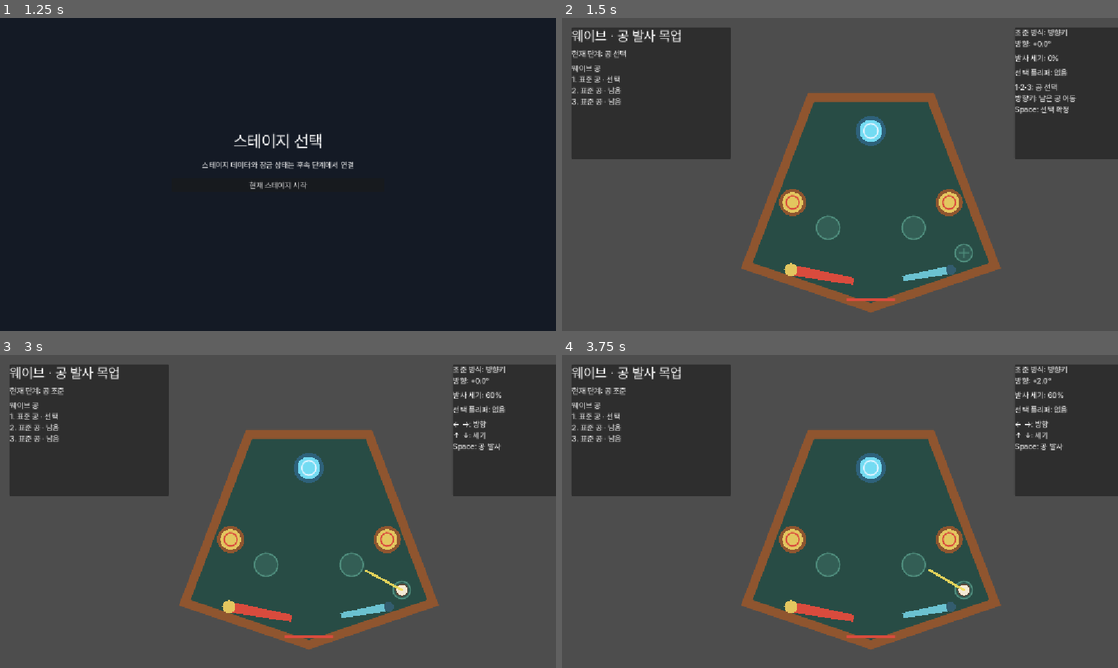
Above: before the commit, frames 1-4 (two rows, left to right).
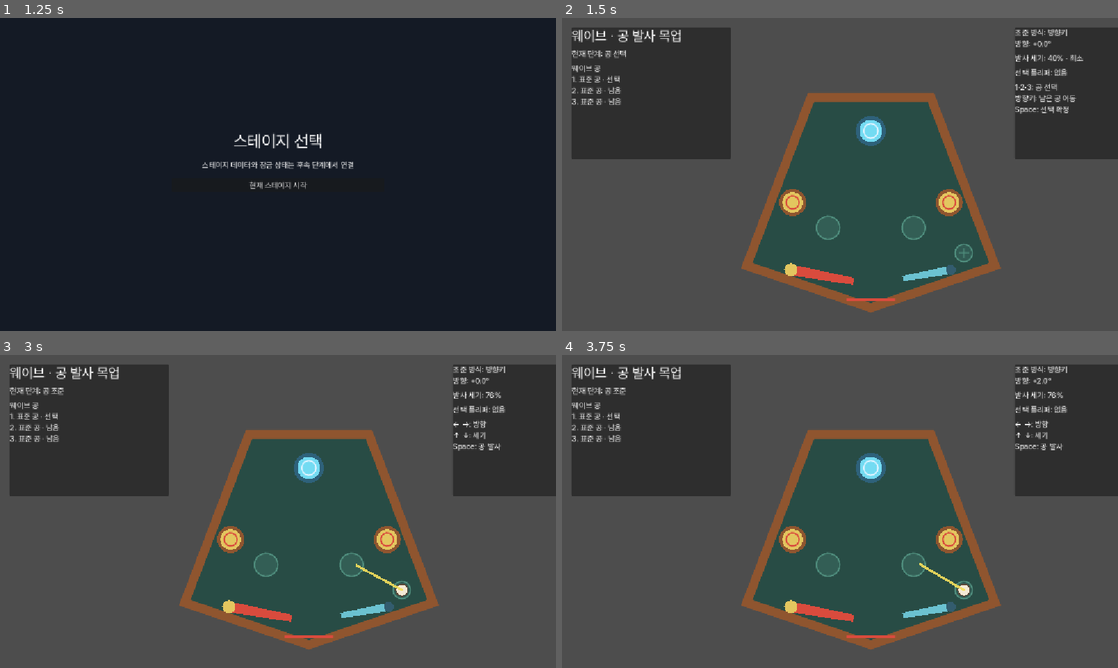
Above: after the commit, the same moments.

Repository: MoHoDu/Pinball-Logue
Game: Godot game, scene res://app/bootstrap/app_root.tscn
Same seed, same stepped clock (60 frames per second), same inputs: the game is played once before the commit and once after it.
Inputs (mouse positions are in pixels of both pictures, inside the frame that each line leads up to):
- Up to frame 1 (1.25 s): click "런 시작" at 0.5 s
- Up to frame 2 (1.5 s): click "현재 스테이지 시작" at 1.25 s
- Up to frame 3 (3 s): tap Enter at 2 s; move the mouse to (400, 495) at 2.02 s; hold Right (play_direction_right) 2.03-2.75 s; tap 1 (play_ball_slot_1) at 2.1 s; click (400, 495) at 2.17 s; tap Space (play_context_action) at 2.75 s; drag from (166, 527) to (311, 658) at 2.77 s
- Up to frame 4 (3.75 s): tap Enter at 3.5 s; move the mouse to (895, 442) at 3.52 s; hold Right (play_direction_right) from 3.53 s (still down); tap 3 (play_ball_slot_3) at 3.6 s; click (895, 442) at 3.67 s

Frame 1 is identical in both runs. In frame 2, less than 0.1% of the frame differs, in the area x 87-94%, y 11-14%; in frame 3, less than 0.1%; in frame 4, less than 0.1%.

Commit message:
fix: Align launch guidance with actual speed
## 작업 내용
- 발사 세기 텍스트와 조준선 길이가 실제 예상 발사 속도를 함께 사용하도록 수정했습니다.
- 발사 설정의 최소·최대 속도와 선택한 공의 최대 속도 제한을 모두 반영했습니다.
- 최소·최대 입력과 공 속도 제한 상태를 기획 용어로 표시했습니다.
- UI와 실제 물리 발사가 같은 속도 계산 함수를 사용하도록 통합했습니다.

## 검증
- 최소 40%, 중간 70%, 최대 100%, 공 제한 75%에서 텍스트와 조준선 길이의 일치를 확인했습니다.
- 전체 자동 검사 15/15, Godot 4.7.1 프로젝트 스캔과 Desktop Compatibility 부팅을 통과했습니다.
- Web 검증은 승인된 정책에 따라 미실행했습니다.

Diff:
--- a/app/navigation/screens/wave_play_screen.gd
+++ b/app/navigation/screens/wave_play_screen.gd
@@ -298,7 +298,11 @@
 			_aim_angle_degrees,
 		]
 	if _strength_label != null:
-		_strength_label.text = "발사 세기: %d%%" % roundi(_aim_strength * 100.0)
+		var launch_speed_ratio := _get_expected_launch_speed_ratio()
+		_strength_label.text = "발사 세기: %d%%%s" % [
+			roundi(launch_speed_ratio * 100.0),
+			_get_launch_strength_state_label(),
+		]
 	if _flipper_label != null:
 		_flipper_label.text = "선택 플리퍼: %s" % (
 			"없음" if _selected_flipper_direction == &"" else _get_direction_label(_selected_flipper_direction)
@@ -310,7 +314,8 @@
 		if _aim_guide.visible:
 			var launch_board := _board.get_launch_board_position()
 			var guide_length := (
-				launch_config.aim_guide_length_board_ratio * _aim_strength
+				launch_config.aim_guide_length_board_ratio
+				* _get_expected_launch_speed_ratio()
 			)
 			var target_board := (
 				launch_board
@@ -320,6 +325,47 @@
 				_board.board_to_local(launch_board),
 				_board.board_to_local(target_board),
 			])
+
+
+func _get_expected_launch_speed_ratio() -> float:
+	if launch_config == null or launch_config.maximum_speed_board_per_second <= 0.0:
+		return 0.0
+	var physics_profile := _get_selected_ball_physics_profile()
+	if physics_profile == null:
+		return 0.0
+	var expected_speed := _launch_strategy.calculate_speed_board_per_second(
+		launch_config, physics_profile, _aim_strength
+	)
+	return clampf(expected_speed / launch_config.maximum_speed_board_per_second, 0.0, 1.0)
+
+
+func _get_launch_strength_state_label() -> String:
+	var physics_profile := _get_selected_ball_physics_profile()
+	if launch_config == null or physics_profile == null:
+		return ""
+	var expected_speed := _launch_strategy.calculate_speed_board_per_second(
+		launch_config, physics_profile, _aim_strength
+	)
+	if (
+		physics_profile.max_linear_speed_board_per_second
+		< launch_config.maximum_speed_board_per_second
+		and is_equal_approx(
+			expected_speed, physics_profile.max_linear_speed_board_per_second
+		)
+	):
+		return " · 공 최대"
+	if is_zero_approx(_aim_strength):
+		return " · 최소"
+	if is_equal_approx(_aim_strength, 1.0):
+		return " · 최대"
+	return ""
+
+
+func _get_selected_ball_physics_profile() -> BallPhysicsProfile:
+	var slot := _inventory.get_selected_slot()
+	if slot == null or slot.ball_definition == null:
+		return null
+	return slot.ball_definition.physics_profile
 
 
 func _get_ball_list_text() -> String:
--- a/integration/scenarios/wave_play_loop_smoke.gd
+++ b/integration/scenarios/wave_play_loop_smoke.gd
@@ -24,23 +24,40 @@
 		_expect(screen.get_shot_phase() == ShotPhases.AIMING, "Space로 공 선택을 확정하지 못했습니다.")
 		_expect(screen.has_active_ball(), "조준 상태에 선택한 공이 준비되지 않았습니다.")
 		var aim_guide := screen.get_node("PlayableBoard2D/AimGuide") as Line2D
+		var strength_label := screen.get_node("Overlay/RightPanel/Content/Strength") as Label
 		_expect(aim_guide.visible, "공 조준 상태에서 조준선이 표시되지 않았습니다.")
 		_expect(aim_guide.points.size() == 2, "조준선 시작·끝 지점이 준비되지 않았습니다.")
 		if expected_remaining == 2:
-			screen._aim_strength = 0.25
+			screen._aim_strength = 0.0
 			screen._refresh_hud()
-			var low_strength_guide_length := _get_board_line_length(aim_guide, board)
-			screen._aim_strength = 0.75
+			_expect(
+				is_equal_approx(_get_board_line_length(aim_guide, board), 0.112),
+				"최소 실제 속도가 조준선 길이에 반영되지 않았습니다."
+			)
+			_expect("40% · 최소" in strength_label.text, "최소 실제 속도 표시가 40%가 아닙니다.")
+			screen._aim_strength = 0.5
 			screen._refresh_hud()
-			var high_strength_guide_length := _get_board_line_length(aim_guide, board)
 			_expect(
-				high_strength_guide_length > low_strength_guide_length,
-				"발사 세기를 높여도 조준선이 길어지지 않았습니다."
+				is_equal_approx(_get_board_line_length(aim_guide, board), 0.196),
+				"중간 실제 속도가 조준선 길이에 반영되지 않았습니다."
 			)
+			_expect("70%" in strength_label.text, "중간 실제 속도 표시가 70%가 아닙니다.")
+			screen._aim_strength = 1.0
+			screen._refresh_hud()
 			_expect(
-				is_equal_approx(high_strength_guide_length, low_strength_guide_length * 3.0),
-				"조준선 길이가 발사 세기에 비례하지 않았습니다."
+				is_equal_approx(_get_board_line_length(aim_guide, board), 0.28),
+				"최대 실제 속도가 조준선 최대 길이에 반영되지 않았습니다."
 			)
+			_expect("100% · 최대" in strength_label.text, "최대 실제 속도 표시가 100%가 아닙니다.")
+			var original_maximum_speed := screen.launch_config.maximum_speed_board_per_second
+			screen.launch_config.maximum_speed_board_per_second = 4.0
+			screen._refresh_hud()
+			_expect(
+				is_equal_approx(_get_board_line_length(aim_guide, board), 0.21),
+				"공 최대 속도 제한이 조준선 길이에 반영되지 않았습니다."
+			)
+			_expect("75% · 공 최대" in strength_label.text, "공 최대 속도 제한 표시가 75%가 아닙니다.")
+			screen.launch_config.maximum_speed_board_per_second = original_maximum_speed
 			screen._aim_strength = screen.launch_config.default_strength
 			screen._refresh_hud()
 		var aim_label := screen.get_node("Overlay/RightPanel/Content/Aim") as Label
--- a/pinball/launcher/launch_velocity_strategy.gd
+++ b/pinball/launcher/launch_velocity_strategy.gd
@@ -41,15 +41,27 @@
 	solution.board_direction = forward.rotated(deg_to_rad(resolved_angle_degrees)).normalized()
 	solution.normalized_strength = config.clamp_strength(command.normalized_strength)
 	var requested_speed := config.get_speed_for_strength(solution.normalized_strength)
-	solution.speed_board_per_second = minf(
-		requested_speed,
-		physics_profile.max_linear_speed_board_per_second
+	solution.speed_board_per_second = calculate_speed_board_per_second(
+		config, physics_profile, solution.normalized_strength
 	)
 	solution.speed_was_clamped = solution.speed_board_per_second < requested_speed
 	solution.initial_board_velocity = (
 		solution.board_direction * solution.speed_board_per_second
 	)
 	return solution
+
+
+func calculate_speed_board_per_second(
+	config: LaunchConfig,
+	physics_profile: BallPhysicsProfile,
+	normalized_strength: float
+) -> float:
+	if config == null or physics_profile == null:
+		return 0.0
+	return minf(
+		config.get_speed_for_strength(normalized_strength),
+		physics_profile.max_linear_speed_board_per_second
+	)
 
 
 func _copy_command_identity(command: LaunchCommand, solution: LaunchSolution) -> void:
Not shown, changed: integration/.work/basic-system-foundation/PLAN.md
Not shown, changed: integration/.work/basic-system-foundation/QA.md
Not shown, changed: integration/.work/basic-system-foundation/daily/2026-07-29.md
Not shown, changed: pinball/launcher/SPEC.md
Not shown, changed: ui/gameplay/SPEC.md
